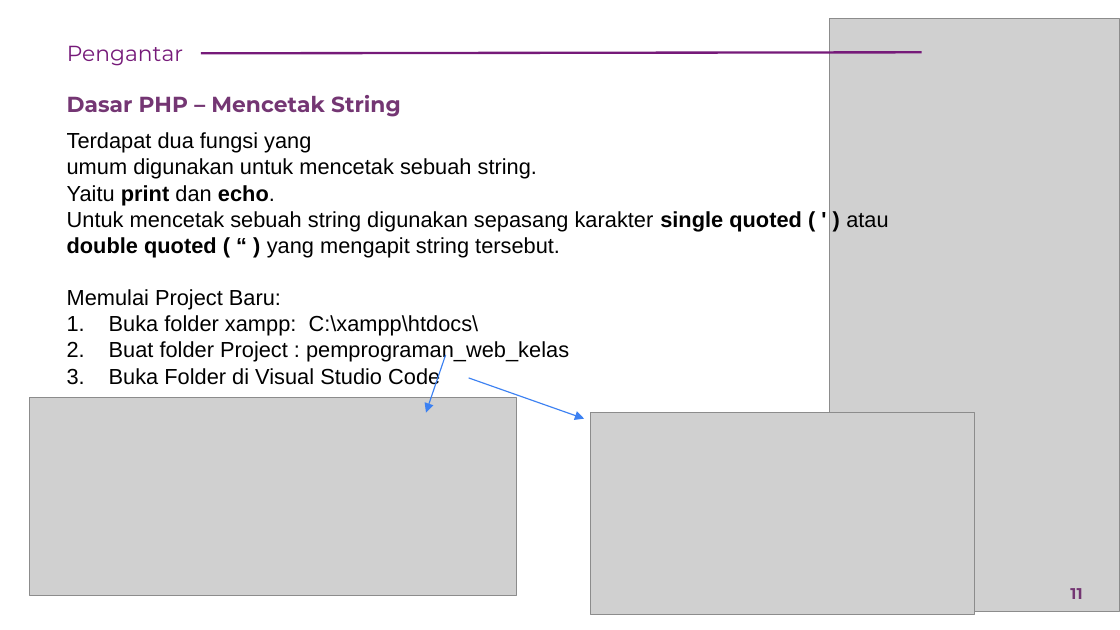
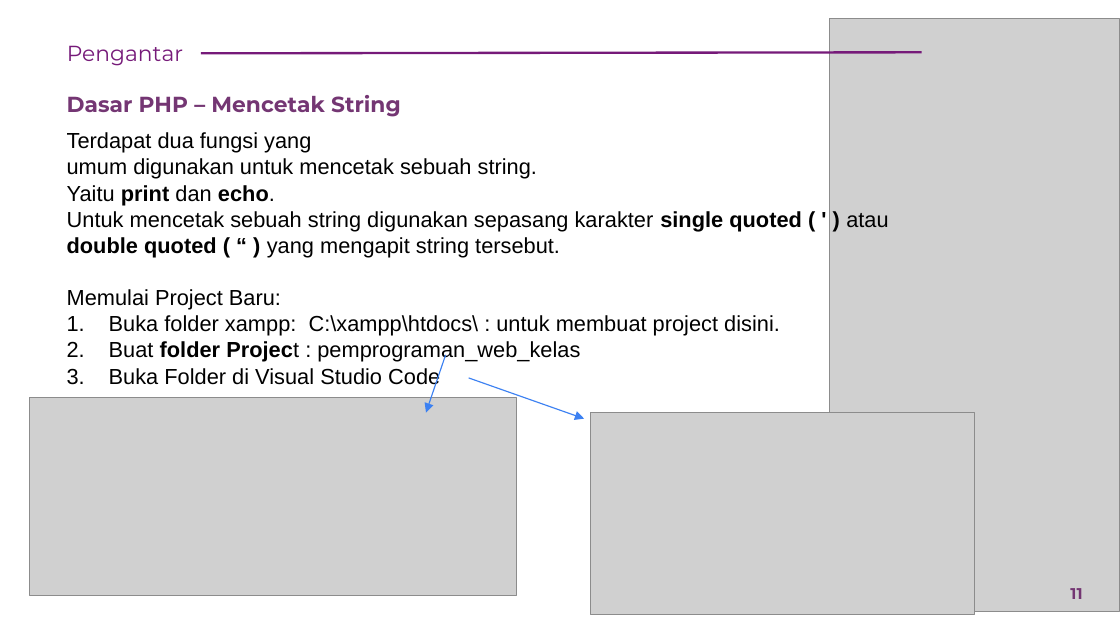
Before and after one commit to rikialdi/pemprograman-web-2022, a slide deck: slide 11 of Materi/Pertemuan 7/Pertemuan - 7.pptx. Drawn at 1120x630 pixels with LibreOffice and Linux fonts; fonts in the diff are those of the drawing; grey boxes stand for pictures. Boxes give left, top, right and bottom in pixels: in the first picture for what was removed or moved away, otherwise in the second. Text is boxed around its words. In the diff, an @@ line names an element or a change of style, - is before the commit and + after.

```diff
--- a/Materi/Pertemuan 7/Pertemuan - 7.pptx
+++ b/Materi/Pertemuan 7/Pertemuan - 7.pptx
@@ text at bbox=[109, 315, 780, 336]: text changed @@
-1. Buka folder xampp: C:\xampp\htdocs\
+1. Buka folder xampp: C:\xampp\htdocs\ : untuk membuat project disini.
@@ text at bbox=[109, 341, 580, 362]: bold on in "folder Project" @@
```
Also in this commit, not shown: 1 other slide changed.
